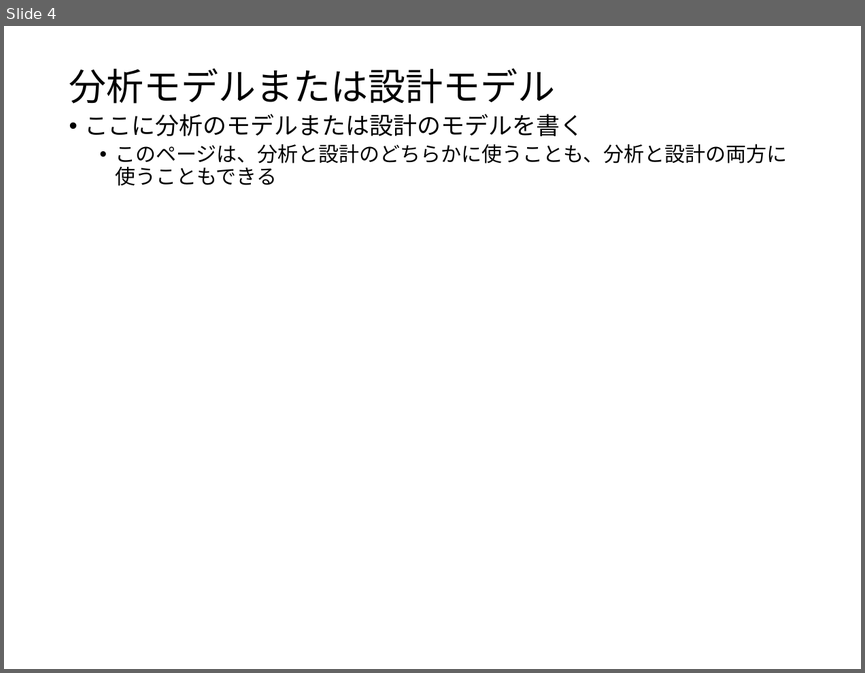
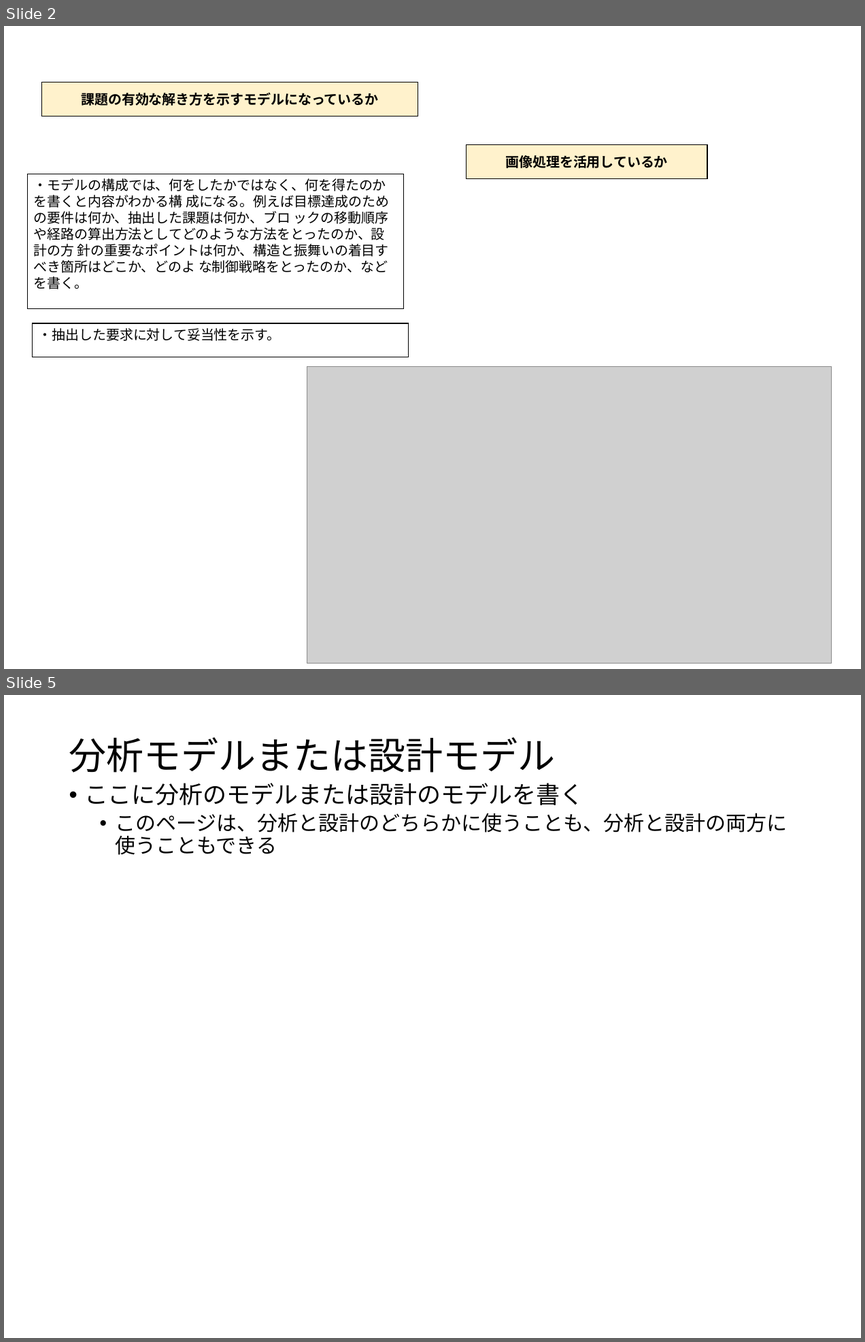
Before and after one commit to McRobo2019/ET_Robo_2019, a slide deck: Specification/hirojiren_model_file_advanced.pptx. Shown one above the other, each under a label of ours: slide 4 before the commit, slides 2 and 5 after it; the slides between them are not shown. The pictures are 865x673 and 865x1342 pixels, drawn with LibreOffice and Linux fonts; fonts in the diff are those of the drawing; grey boxes stand for pictures. Boxes give left, top, right and bottom in pixels: in the first picture for what was removed or moved away, otherwise in the second. Text is boxed around its words. In the diff, an @@ line names an element or a change of style, - is before the commit and + after.

```diff
--- a/Specification/hirojiren_model_file_advanced.pptx
+++ b/Specification/hirojiren_model_file_advanced.pptx
@@ slide 2 added at <box>4,26,861,669</box>, background #FFFFFF @@
@@ rectangle added at <box>42,82,417,116</box>, fill #FFF2CC, outline #000000 1 pt, 16 pt, text #000000, bold @@
+課題の有効な解き方を示すモデルになっているか
@@ rectangle added at <box>466,145,707,178</box>, fill #FFF2CC, outline #000000 1 pt, 16 pt, text #000000, bold @@
+画像処理を活用しているか
@@ rectangle added at <box>28,174,404,309</box>, fill #FFFFFF, outline #000000 1 pt, 16 pt, text #000000 @@
+・モデルの構成では、何をしたかではなく、何を得たのかを書くと内容がわかる構 成になる。例えば目標達成のための要件は何か、抽出した課題は何か、ブロ ックの移動順序や経路の算出方法としてどのような方法をとったのか、設計の方 針の重要なポイントは何か、構造と振舞いの着目すべき箇所はどこか、どのよ な制御戦略をとったのか、などを書く。
@@ rectangle added at <box>32,323,408,357</box>, fill #FFFFFF, outline #000000 1 pt, 16 pt, text #000000 @@
+・抽出した要求に対して妥当性を示す。
@@ picture added at <box>307,366,832,663</box> @@
@@ what was slide 4 is now slide 5 @@
```
Also in this commit, not shown: 4 slides changed.
